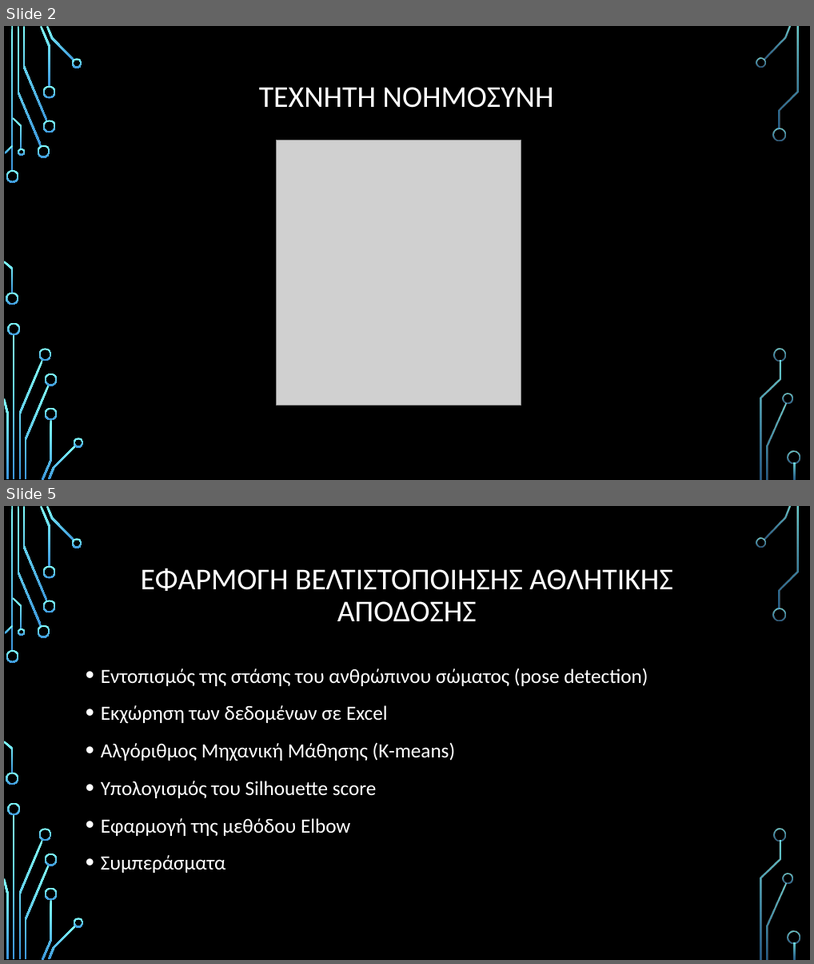
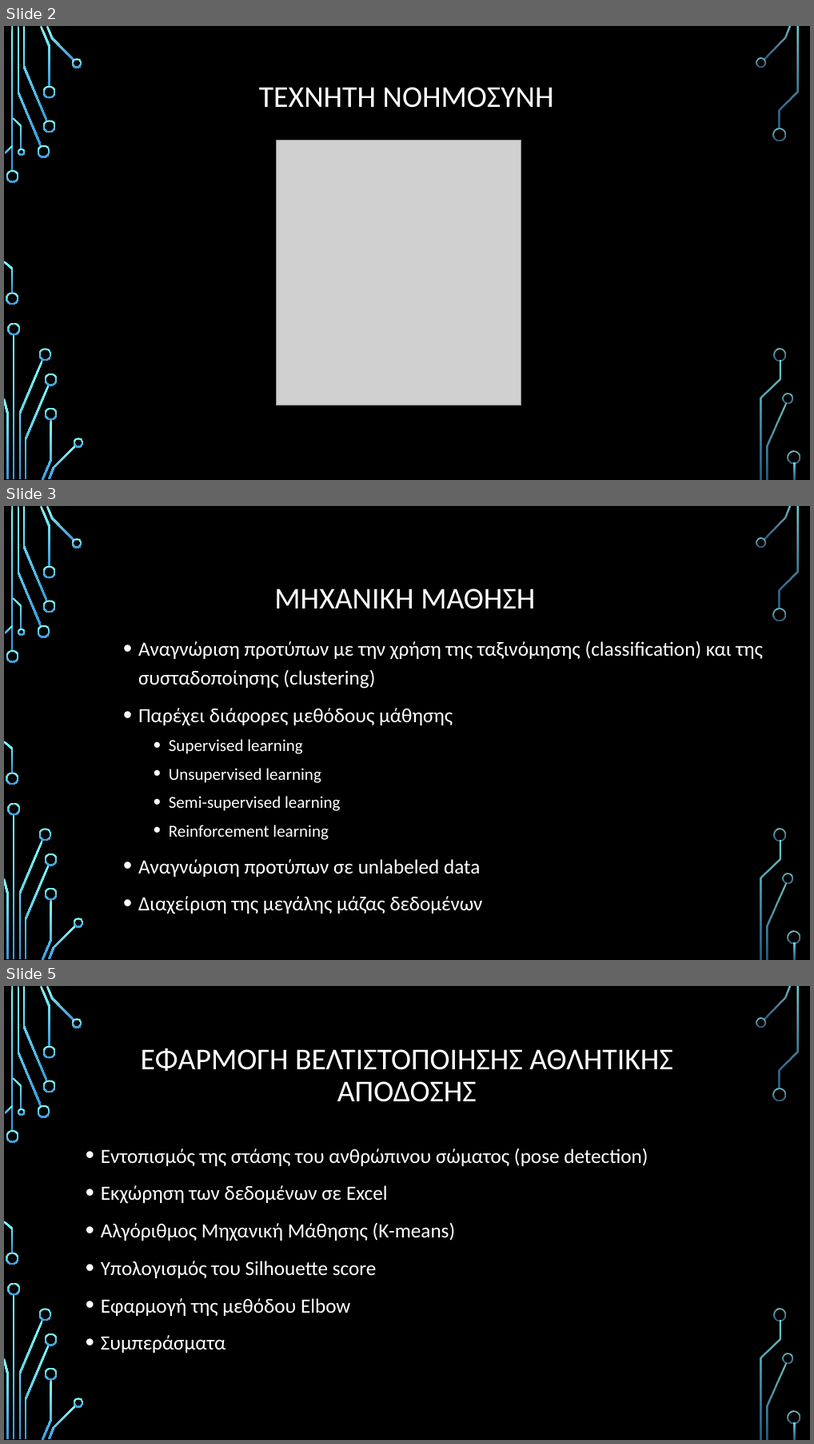
Before and after one commit to johny-kampe/Athletic-Performance-Optimization-Diploma-Thesis, a slide deck: Athletic Performance Optimization.pptx. Shown one above the other, each under a label of ours: slides 2 and 5 before the commit, slides 2, 3 and 5 after it; the slides between them are not shown. The pictures are 814x964 and 814x1444 pixels, drawn with LibreOffice and Linux fonts; fonts in the diff are those of the drawing; grey boxes stand for pictures; background and template pictures are left out. Boxes give left, top, right and bottom in pixels: in the first picture for what was removed or moved away, otherwise in the second. Text is boxed around its words. In the diff, an @@ line names an element or a change of style, - is before the commit and + after.

```diff
--- a/Athletic Performance Optimization.pptx
+++ b/Athletic Performance Optimization.pptx
@@ slide 3 added at [4,506,810,960], background picture (left out); not listed: 36 template elements that a slide beside it also shows @@
@@ title added at [274,588,535,609], 36 pt, text #FFFFFF @@
+ΜΗΧΑΝΙΚΗ ΜΑΘΗΣΗ
@@ text added at [138,640,763,914], 24 pt, text #FFFFFF @@
+• Αναγνώριση προτύπων με την χρήση της ταξινόμησης (classification) και της συσταδοποίησης (clustering)
+• Παρέχει διάφορες μεθόδους μάθησης
+  • Supervised learning
+  • Unsupervised learning
+  • Semi-supervised learning
+  • Reinforcement learning
+• Αναγνώριση προτύπων σε unlabeled data
+• Διαχείριση της μεγάλης μάζας δεδομένων
```
Also in this commit, not shown: 3 slides changed, 5 other slides added, 4 slides removed.
